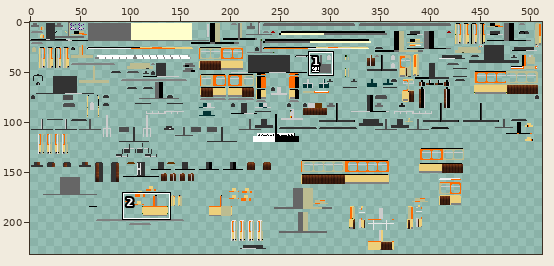
Sprite sheet -- src/main/resources/assets/tc/textures/trains/Duewag_GT6ER_Grey.png. The first picture is a wide view before the edit; the outline marks the close-up.
Close-up. As it was:
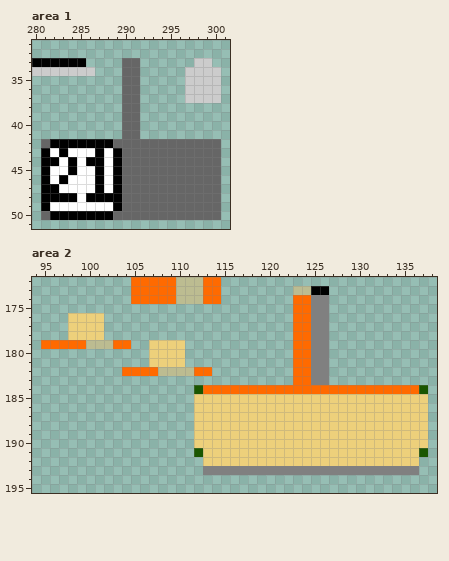
The file is 512x256 pixels. Colours within 5 levels of each other are drawn and written as one. Shown: area 1: x 280..301, y 31..51; area 2: x 94..138, y 172..195. The wide view leaves out empty margins. The commit also changed other parts of the picture, which this record leaves out.
The result:
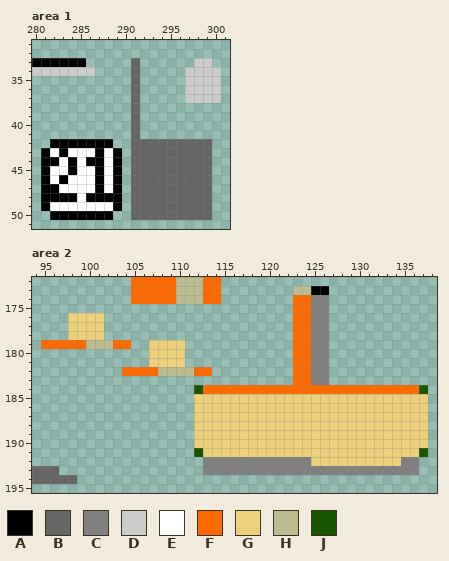
Palette (. is transparent): A #000000  B #666666  C #808080  D #cccccc  E #ffffff  F #ff6a00  G #edd07b  H #bcbc91  J #1a5600
Edits made:
Area 1:
The edit erases colour B in rows 33 to 41 at x 290; in row 42 at x 281, 289 to 290 and 300; in rows 43 to 49 at x 290 and 300; in row 50 at x 281, 289 to 290 and 300.
Area 2:
The author put colour B in row 193 at x 94 to 96; in row 194 at x 94 to 98.
Colour G becomes colour C in row 192 at x 113 to 124 and 135 to 136.
Pixel boxes of the changes (left, top, right, bottom) in both close-ups:
erased: (113, 58, 131, 220)
erased: (41, 139, 50, 148)
erased: (212, 139, 221, 220)
erased: (41, 211, 50, 220)
changed: (203, 457, 311, 466)
changed: (401, 457, 419, 466)
added: (32, 466, 77, 484)
